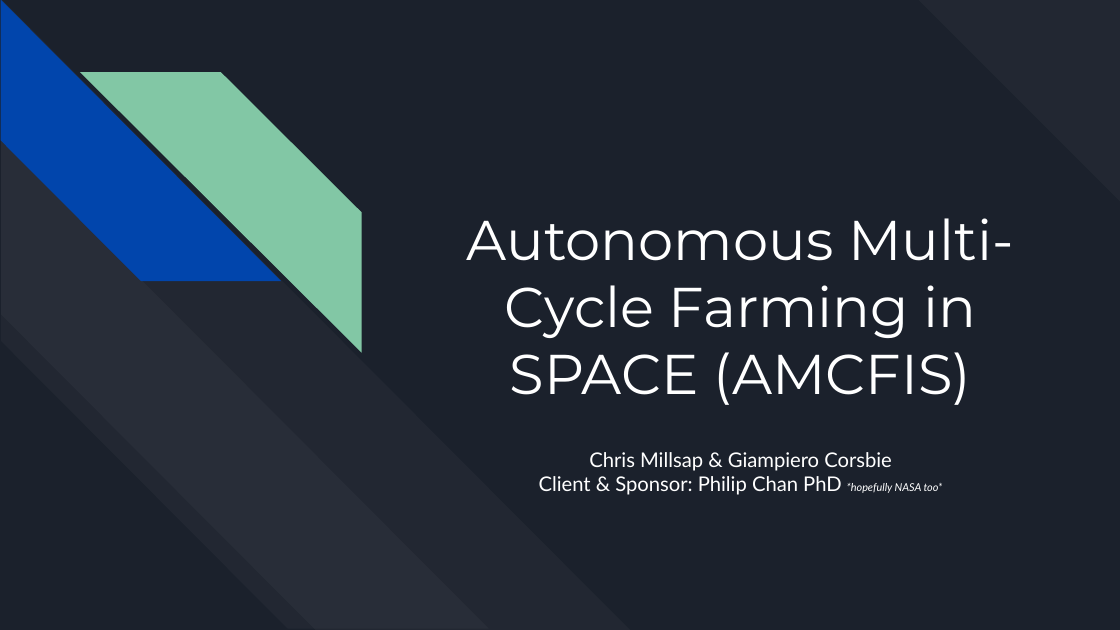
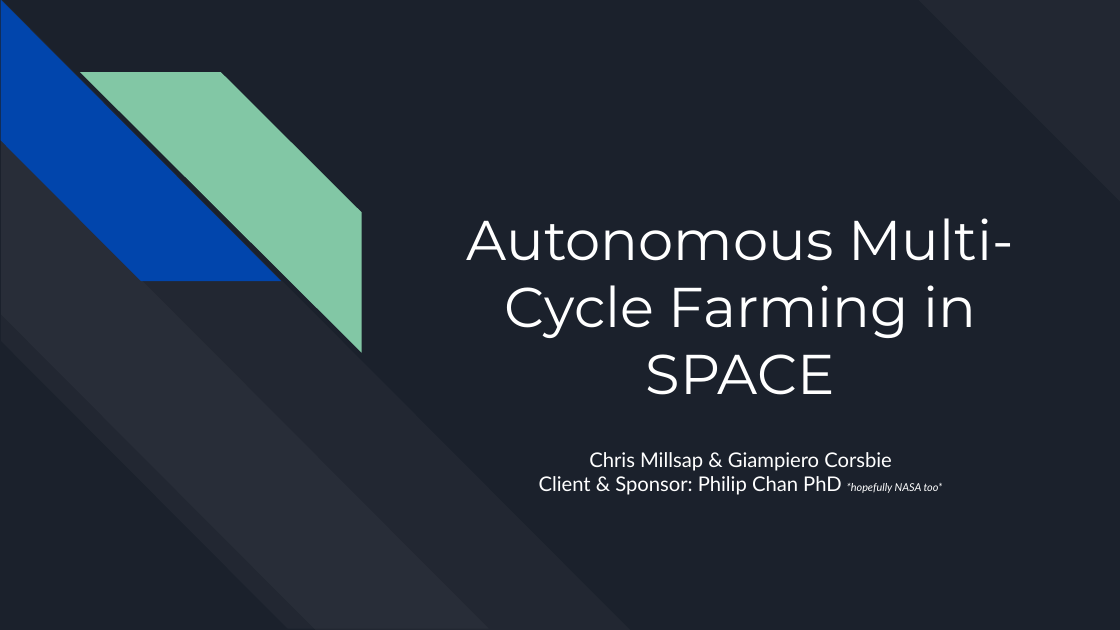
Before and after one commit to killsap/automated-multi-cycle-farming-in-space-website, a slide deck: slide 1 of docs/ProjectPlanPresentation2ndSemester.pptx. Drawn at 1120x630 pixels with LibreOffice and Linux fonts; fonts in the diff are those of the drawing. Boxes give left, top, right and bottom in pixels: in the first picture for what was removed or moved away, otherwise in the second. Text is boxed around its words. In the diff, an @@ line names an element or a change of style, - is before the commit and + after.

```diff
--- a/docs/ProjectPlanPresentation2ndSemester.pptx
+++ b/docs/ProjectPlanPresentation2ndSemester.pptx
@@ text at (x1=467, y1=218, x2=1013, y2=395): text changed @@
-Autonomous Multi-Cycle Farming in SPACE (AMCFIS)
+Autonomous Multi-Cycle Farming in SPACE
```
Also in this commit, not shown: 8 other slides changed, 6 slides added, 1 slide removed.
